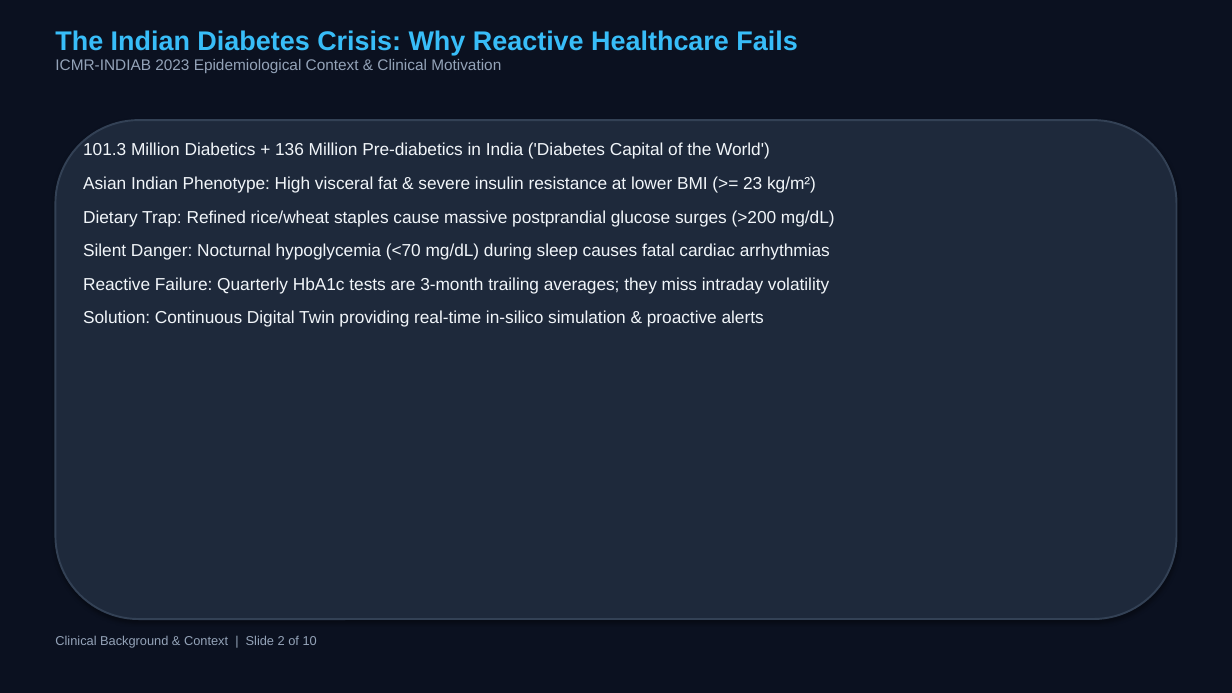
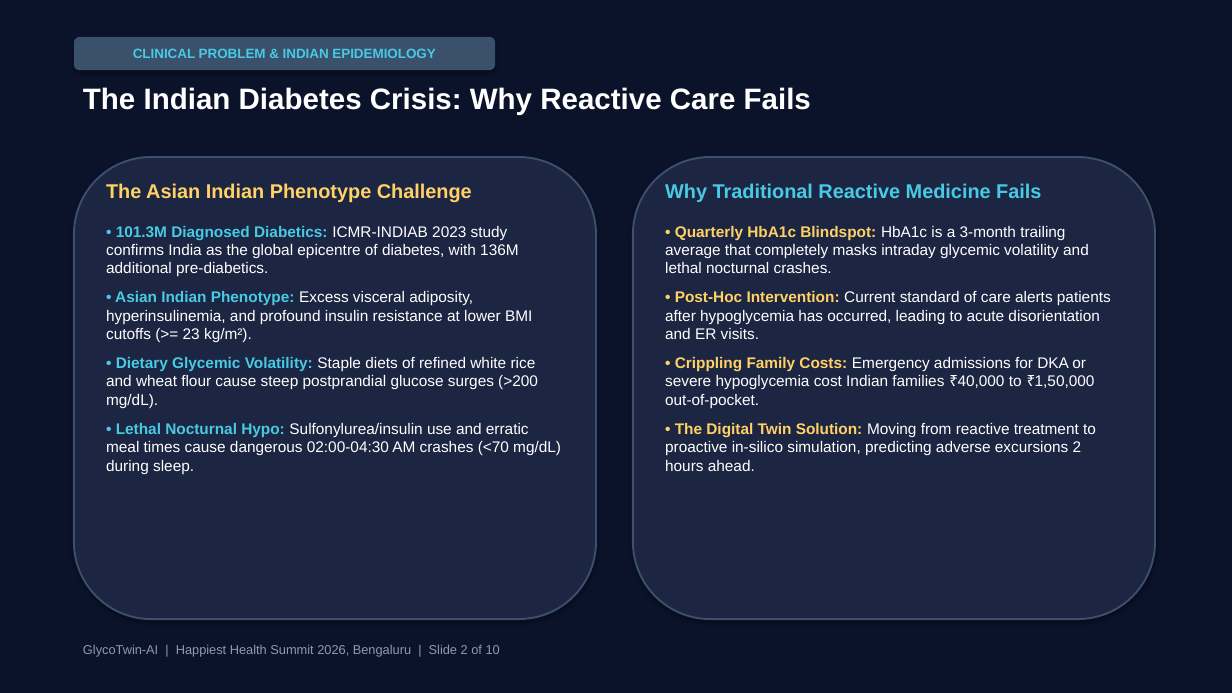
Before and after one commit to riyasojitra27-ux/GlycoTwin-AI, a slide deck: slide 2 of presentation/GLYCOTWIN_PRESENTATION.pptx. Drawn at 1232x693 pixels with LibreOffice and Linux fonts; fonts in the diff are those of the drawing. Boxes give left, top, right and bottom in pixels: in the first picture for what was removed or moved away, otherwise in the second. Text is boxed around its words. In the diff, an @@ line names an element or a change of style, - is before the commit and + after.

Commit message:
Upgrade presentation deck to executive card design matching top hackathon format

```diff
--- a/presentation/GLYCOTWIN_PRESENTATION.pptx
+++ b/presentation/GLYCOTWIN_PRESENTATION.pptx
@@ rectangle at bbox=[0, 0, 1232, 693]: fill #0B1120 to #0B132B @@
@@ rounded rectangle added at bbox=[74, 37, 495, 70], fill #3A506B, 10.5 pt, text #48CAE4, bold @@
+CLINICAL PROBLEM & INDIAN EPIDEMIOLOGY
@@ text at bbox=[83, 87, 811, 115]: text changed; size 12 to 23 pt; text colour #94A3B8 to #FFFFFF; bold on @@
-The Indian Diabetes Crisis: Why Reactive Healthcare Fails
-ICMR-INDIAB 2023 Epidemiological Context & Clinical Motivation
+The Indian Diabetes Crisis: Why Reactive Care Fails
@@ rounded rectangle removed at bbox=[55, 120, 1177, 619] @@
@@ text removed at bbox=[83, 142, 835, 327] @@
-101.3 Million Diabetics + 136 Million Pre-diabetics in India ('Diabetes Capital of the World')
-Asian Indian Phenotype: High visceral fat & severe insulin resistance at lower BMI (>= 23 kg/m²)
-Dietary Trap: Refined rice/wheat staples cause massive postprandial glucose surges (>200 mg/dL)
-Silent Danger: Nocturnal hypoglycemia (<70 mg/dL) during sleep causes fatal cardiac arrhythmias
-Reactive Failure: Quarterly HbA1c tests are 3-month trailing averages; they miss intraday volatility
-Solution: Continuous Digital Twin providing real-time in-silico simulation & proactive alerts
@@ rounded rectangle added at bbox=[74, 157, 596, 619], fill #1C2541, outline #3A506B 1.5 pt @@
@@ rounded rectangle added at bbox=[633, 157, 1155, 619], fill #1C2541, outline #3A506B 1.5 pt @@
@@ text added at bbox=[106, 183, 472, 202], 15.5 pt, text #FFD166, bold @@
+The Asian Indian Phenotype Challenge
@@ text added at bbox=[665, 183, 1041, 202], 15.5 pt, text #48CAE4, bold @@
+Why Traditional Reactive Medicine Fails
@@ text added at bbox=[106, 226, 561, 474], 12 pt, text #FFFFFF @@
+• 101.3M Diagnosed Diabetics: ICMR-INDIAB 2023 study confirms India as the global epicentre of diabetes, with 136M additional pre-diabetics.
+• Asian Indian Phenotype: Excess visceral adiposity, hyperinsulinemia, and profound insulin resistance at lower BMI cutoffs (>= 23 kg/m²).
+• Dietary Glycemic Volatility: Staple diets of refined white rice and wheat flour cause steep postprandial glucose surges (>200 mg/dL).
+• Lethal Nocturnal Hypo: Sulfonylurea/insulin use and erratic meal times cause dangerous 02:00-04:30 AM crashes (<70 mg/dL) during sleep.
@@ text added at bbox=[665, 226, 1111, 471], 12 pt, text #FFFFFF @@
+• Quarterly HbA1c Blindspot: HbA1c is a 3-month trailing average that completely masks intraday glycemic volatility and lethal nocturnal crashes.
+• Post-Hoc Intervention: Current standard of care alerts patients after hypoglycemia has occurred, leading to acute disorientation and ER visits.
+• Crippling Family Costs: Emergency admissions for DKA or severe hypoglycemia cost Indian families ₹40,000 to ₹1,50,000 out-of-pocket.
+• The Digital Twin Solution: Moving from reactive treatment to proactive in-silico simulation, predicting adverse excursions 2 hours ahead.
@@ text at bbox=[83, 644, 500, 657]: text changed; text colour #94A3B8 to #8D99AE @@
-Clinical Background & Context | Slide 2 of 10
+GlycoTwin-AI | Happiest Health Summit 2026, Bengaluru | Slide 2 of 10
```
Also in this commit, not shown: 3 other slides changed, 6 slides added, 6 slides removed, 3 other files.
